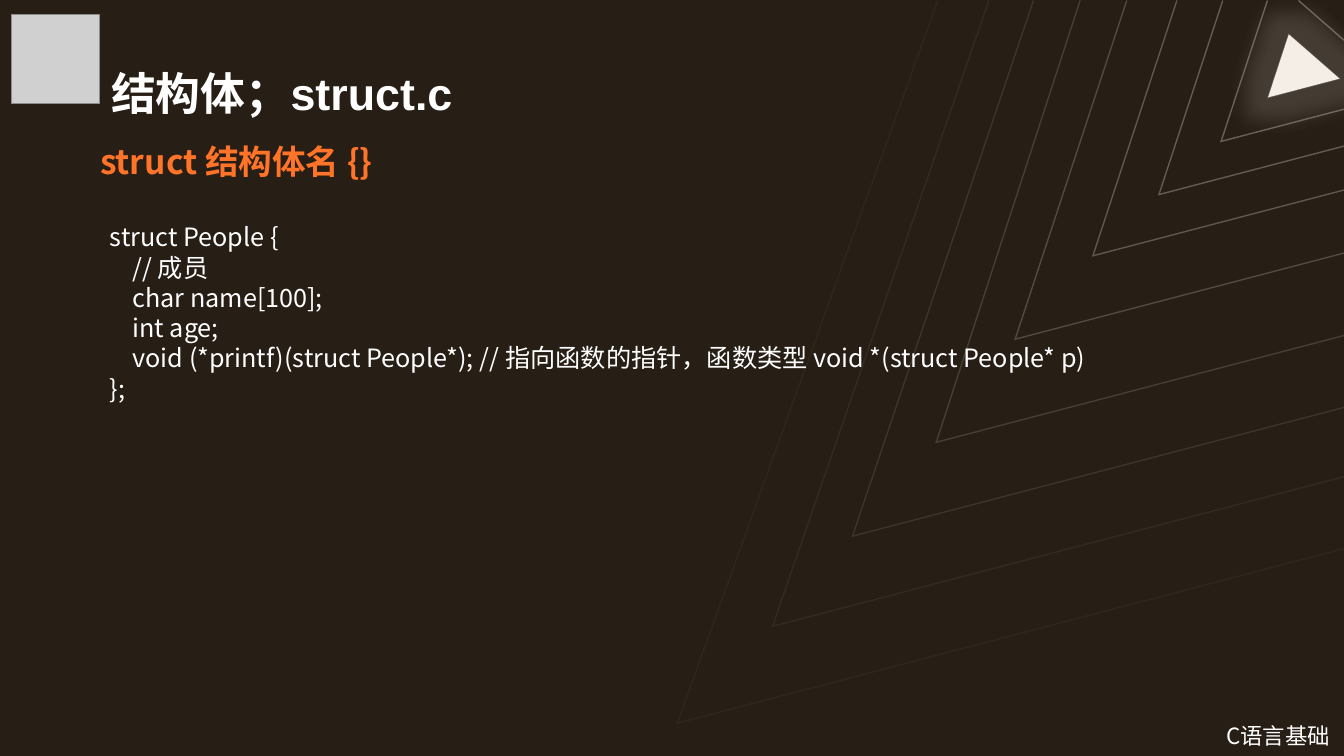
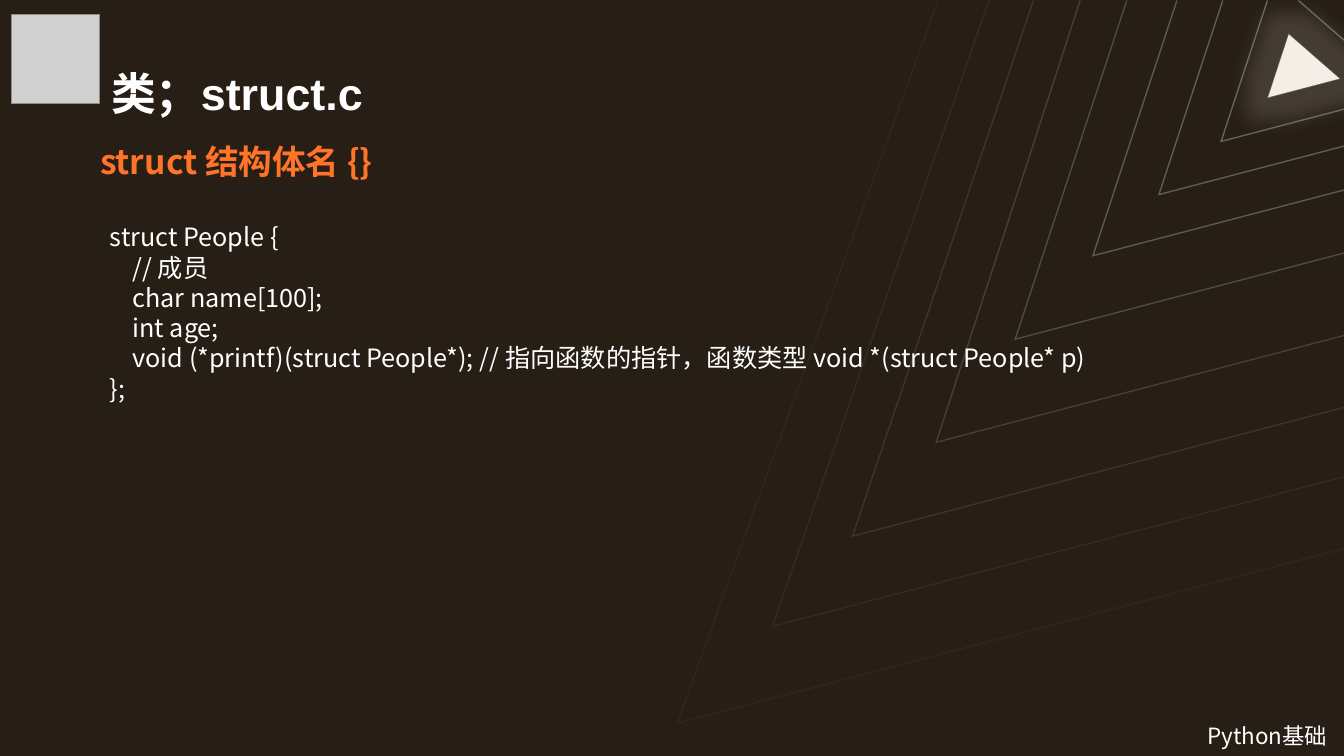
Before and after one commit to Wannerfi/CodingCourse, a slide deck: slide 16 of 5Python基础.pptx (slide 25 before the commit). Drawn at 1344x756 pixels with LibreOffice and Linux fonts; fonts in the diff are those of the drawing; grey boxes stand for pictures. Boxes give left, top, right and bottom in pixels: in the first picture for what was removed or moved away, otherwise in the second. Text is boxed around its words. In the diff, an @@ line names an element or a change of style, - is before the commit and + after.

```diff
--- a/5Python基础.pptx
+++ b/5Python基础.pptx
@@ title at [111, 72, 363, 118]: text changed @@
-结构体；struct.c
+类；struct.c
@@ text added at [1208, 725, 1328, 749], 16 pt, text #FFFFFF @@
+Python基础
@@ text removed at [1226, 725, 1330, 746] @@
-C语言基础
```
Also in this commit, not shown: 16 other slides changed, 4 slides added, 12 slides removed, 2 other files.
